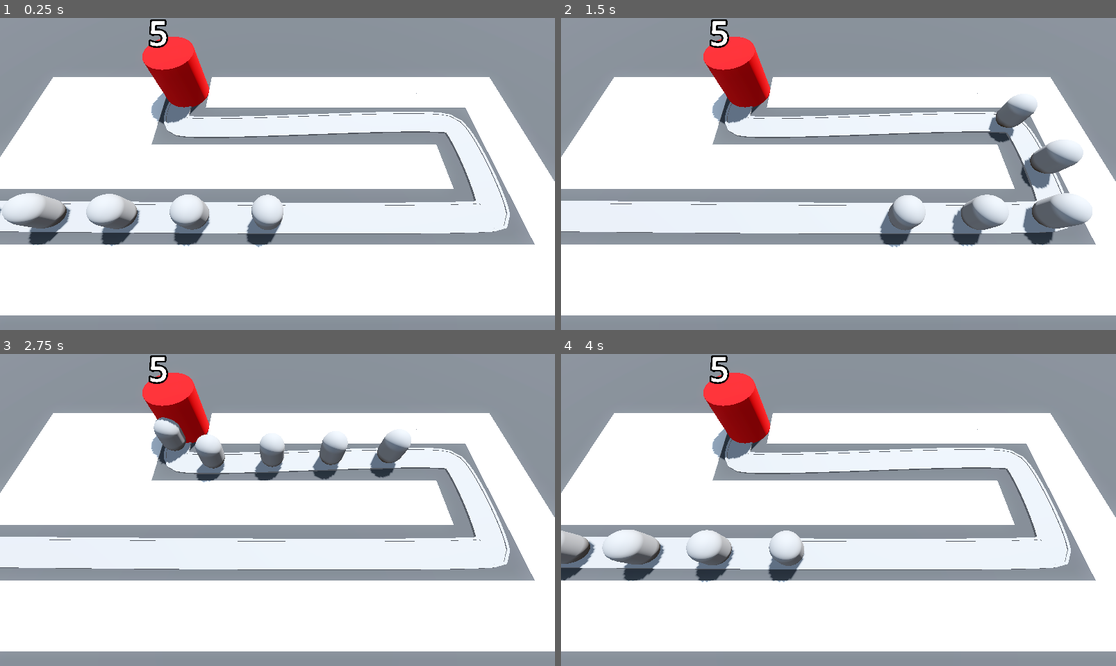
Above: before the commit, frames 1-4 (two rows, left to right).
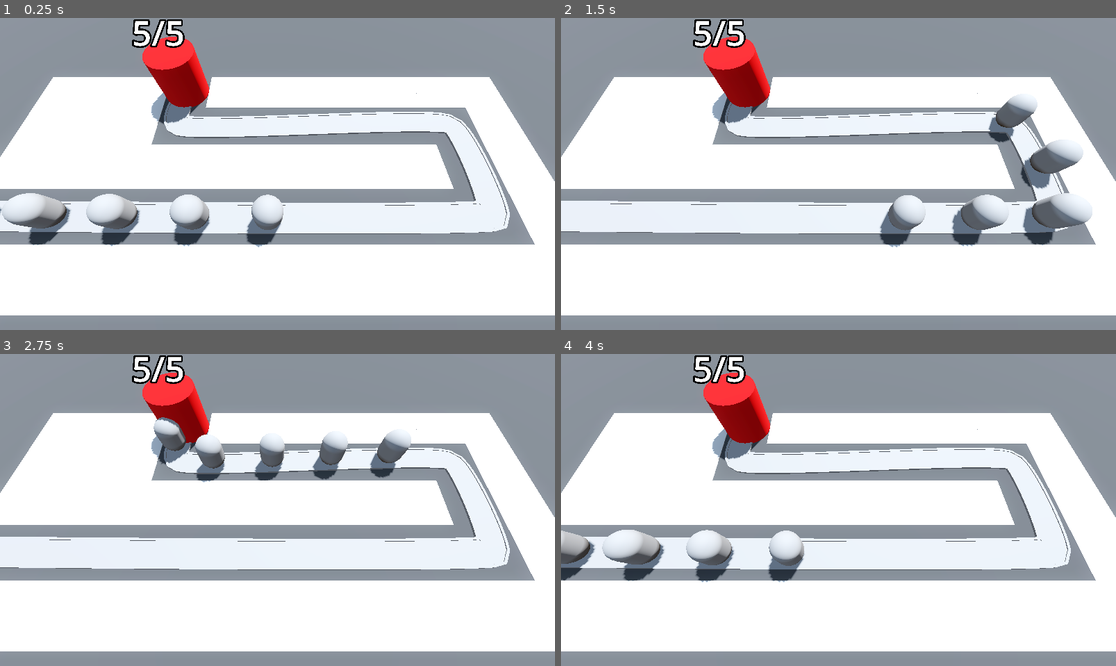
Above: after the commit, the same moments.

Repository: beltranbot/barbarian-blaster
Game: Godot game, scene res://BaseLevel.tscn
Same seed, same stepped clock (60 frames per second), same inputs: the game is played once before the commit and once after it.
Inputs:
- Up to frame 1 (0.25 s): no input
- Up to frame 2 (1.5 s): no input
- Up to frame 3 (2.75 s): no input
- Up to frame 4 (4 s): no input

The runs differ from the first frame. In frame 1, 0.7% of the frame differs, in the area x 23-34%, y 0-10%; in frame 2, 0.7%; in frame 3, 0.7%; in frame 4, 0.7%.

Commit message:
3.10 Text, strings and colors

Diff:
--- a/Base/base.gd
+++ b/Base/base.gd
@@ -4,7 +4,13 @@
 var current_health: int:
 	set(health_in):
 		current_health = health_in
-		label_3d.text = str(current_health)
+		label_3d.text = str(current_health) + "/" + str(max_health)
+		var red: Color = Color.RED
+		var white: Color = Color.WHITE
+		var blended_color = red.lerp(
+			white,
+			float(current_health) / float(max_health))
+		label_3d.modulate = blended_color
 		print("health was changed")
 		if current_health < 1:
 			get_tree().reload_current_scene()
